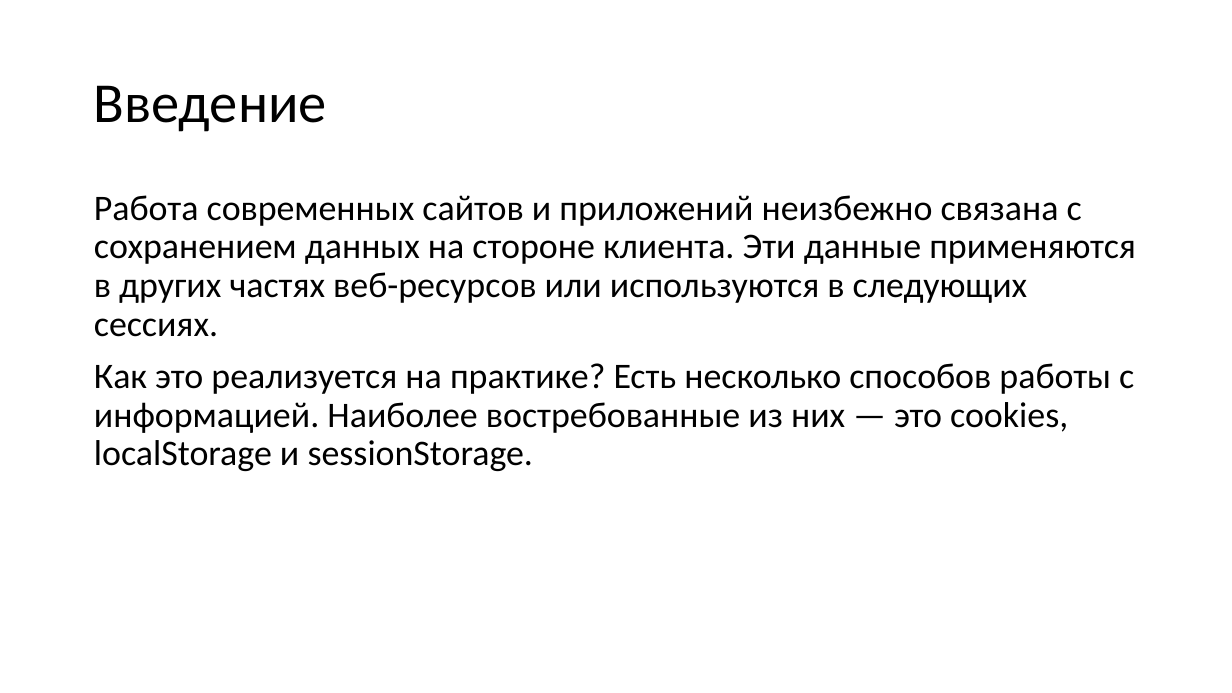
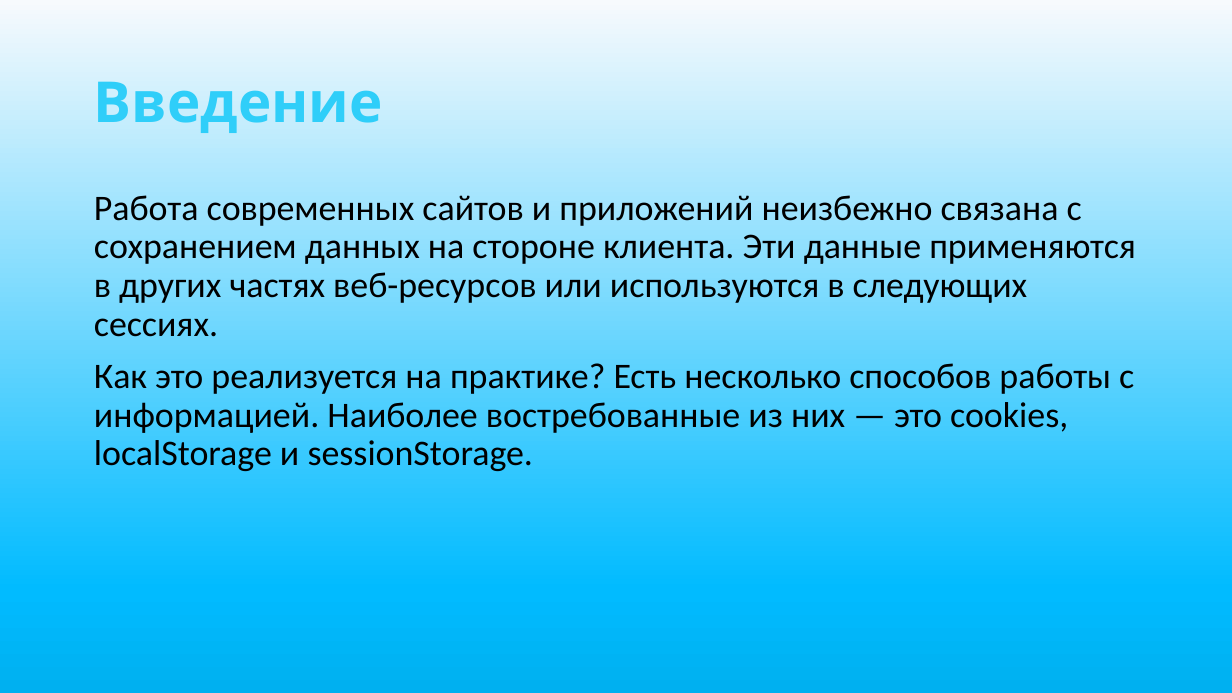
Before and after one commit to rrrrrrrrrrrrin/web-proj, a slide deck: slide 2 of web-proj.pptx. Drawn at 1232x693 pixels with LibreOffice and Linux fonts; fonts in the diff are those of the drawing. Boxes give left, top, right and bottom in pixels: in the first picture for what was removed or moved away, otherwise in the second. Text is boxed around its words. In the diff, an @@ line names an element or a change of style, - is before the commit and + after.

```diff
--- a/web-proj.pptx
+++ b/web-proj.pptx
@@ background #FFFFFF to gradient #F7FAFD to #01BBFF to #00B0F0 @@
@@ title "Введение" at bbox=[94, 82, 383, 133]: font Calibri to Cabin, text colour #000000 to #2FCEF9, letter outline none to #7030A0 1.75 pt, bold on @@
```
Also in this commit, not shown: 14 other slides changed, 1 other file.
